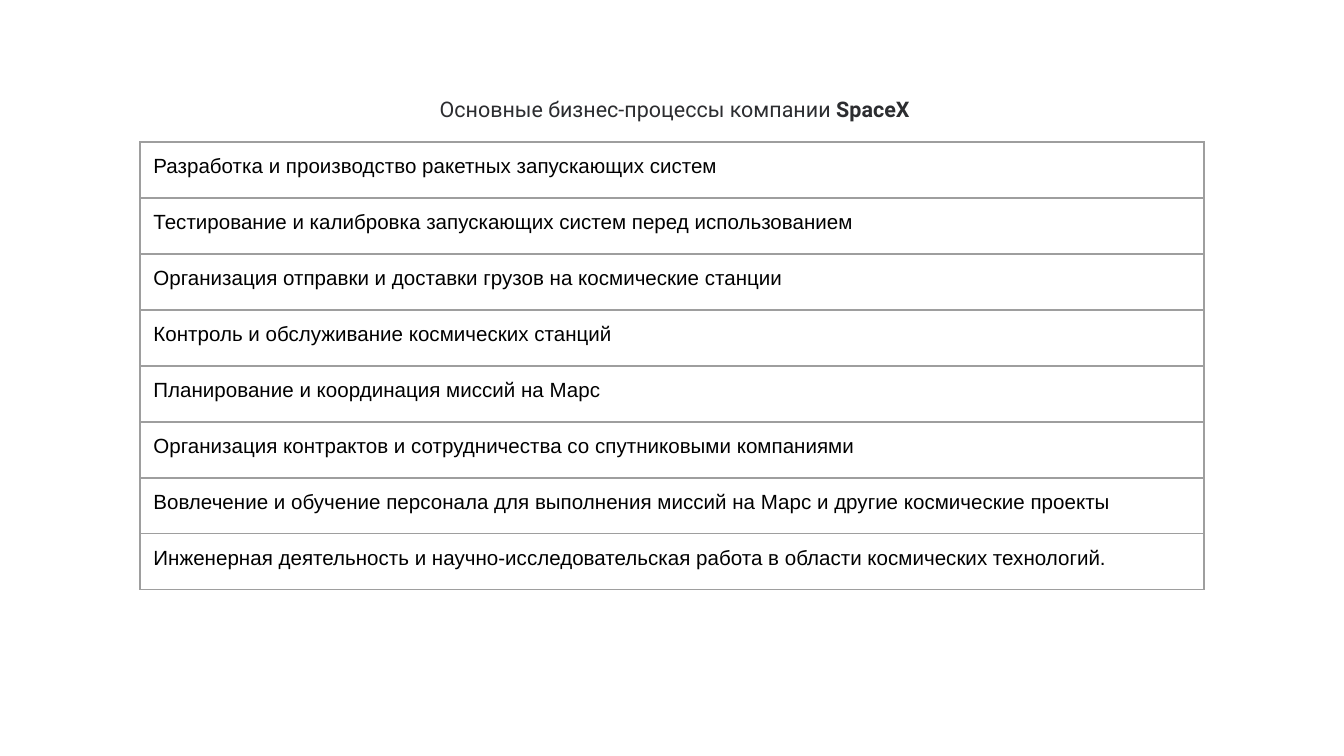
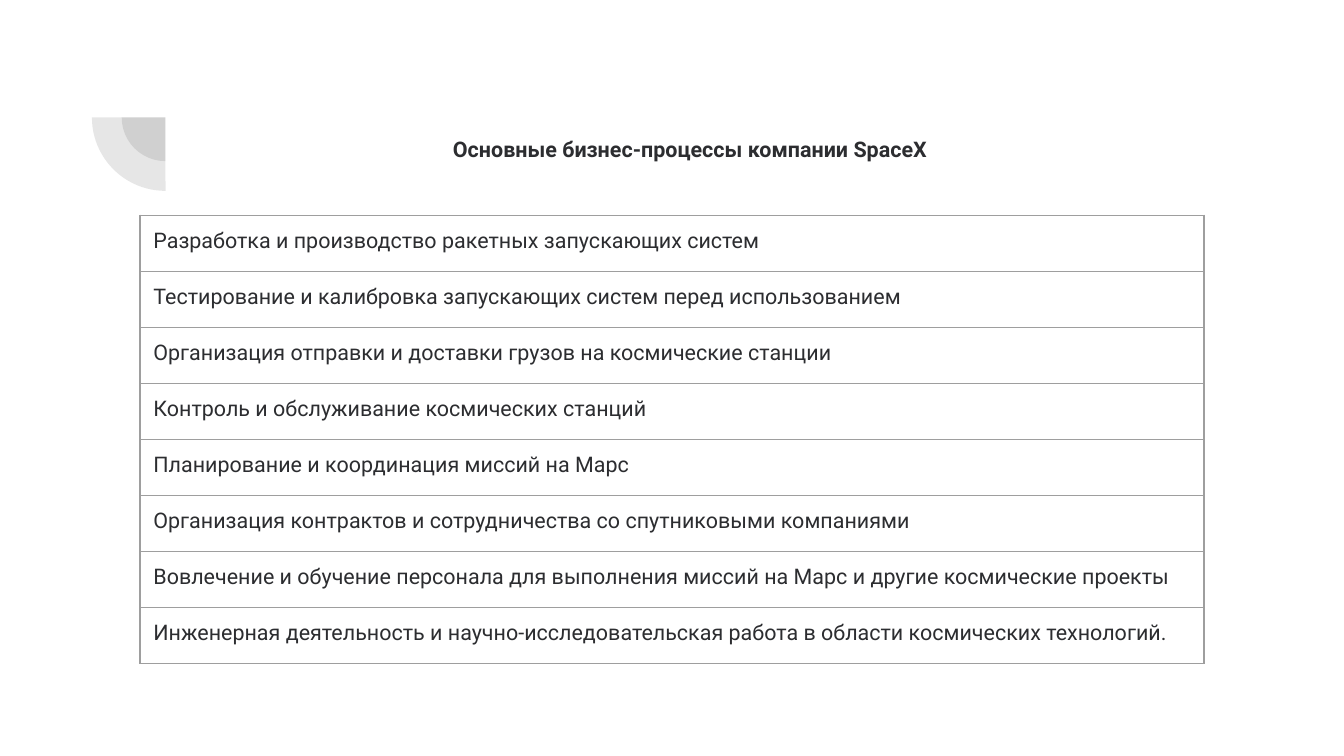
Before and after one commit to BlackStoneShadow/Business, a slide deck: slide 2 of Process/Lesson11/BPTotal.pptx. Drawn at 1344x756 pixels with LibreOffice and Linux fonts; fonts in the diff are those of the drawing. Boxes give left, top, right and bottom in pixels: in the first picture for what was removed or moved away, otherwise in the second. Text is boxed around its words. In the diff, an @@ line names an element or a change of style, - is before the commit and + after.

```diff
--- a/Process/Lesson11/BPTotal.pptx
+++ b/Process/Lesson11/BPTotal.pptx
@@ pie slice (boxed as its full ellipse) added at [91, 44, 238, 191], fill #424242 at 13% opacity @@
@@ pie slice (boxed as its full ellipse) added at [122, 74, 210, 161], fill #424242 at 13% opacity @@
@@ title "Основные бизнес-процессы компании SpaceX": place and size @@
-title "Основные бизнес-процессы компании SpaceX" at [440, 100, 909, 122]
+title "Основные бизнес-процессы компании SpaceX" at [453, 140, 927, 162]
@@ title "Основные бизнес-процессы компании SpaceX" at [453, 140, 927, 162]: bold on in "Основные бизнес-процессы компании" @@
@@ table at [140, 215, 1204, 656] @@
@@ size 11 to 11.5 pt, font Arial to Roboto, text colour #000000 to #2C2D30, highlight none to #FFFFFF @@
@@ table: place and size @@
-table at [140, 142, 1204, 583]
+table at [140, 215, 1204, 656]
```
Also in this commit, not shown: 5 other slides changed, 4 slides added.
